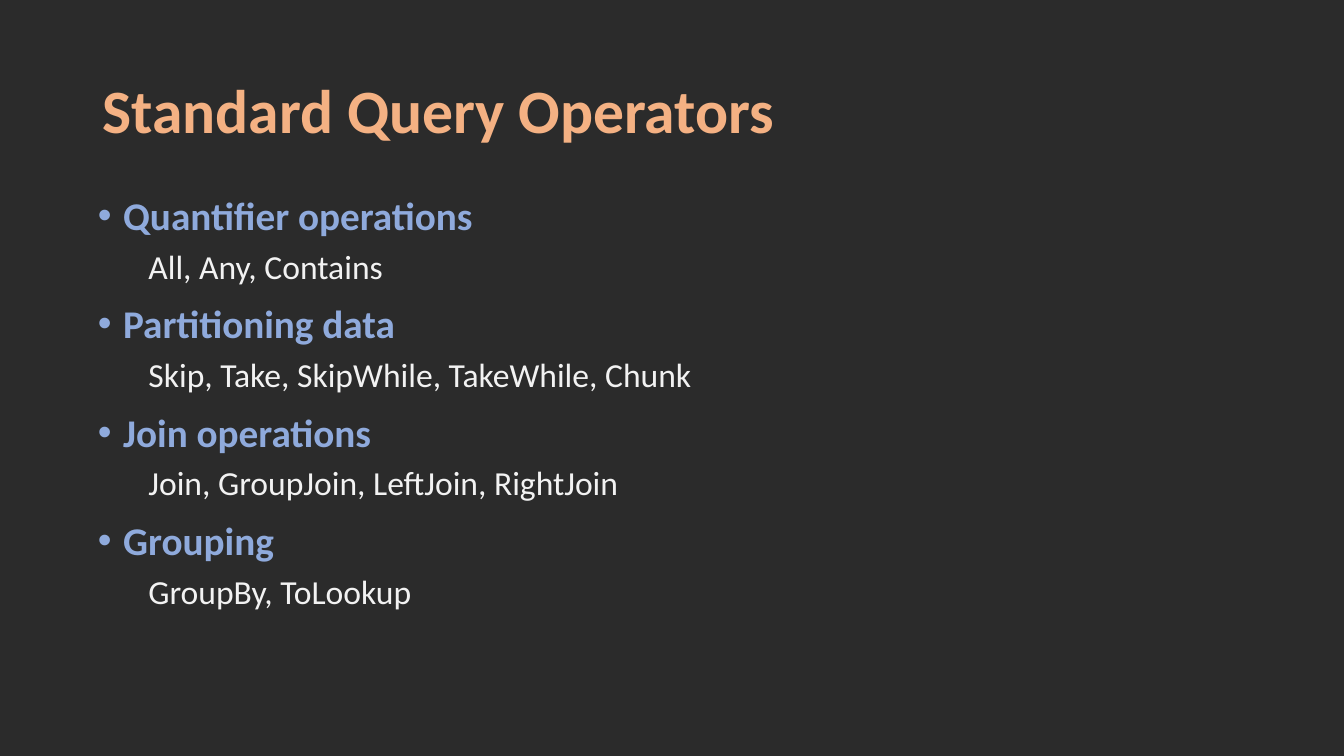
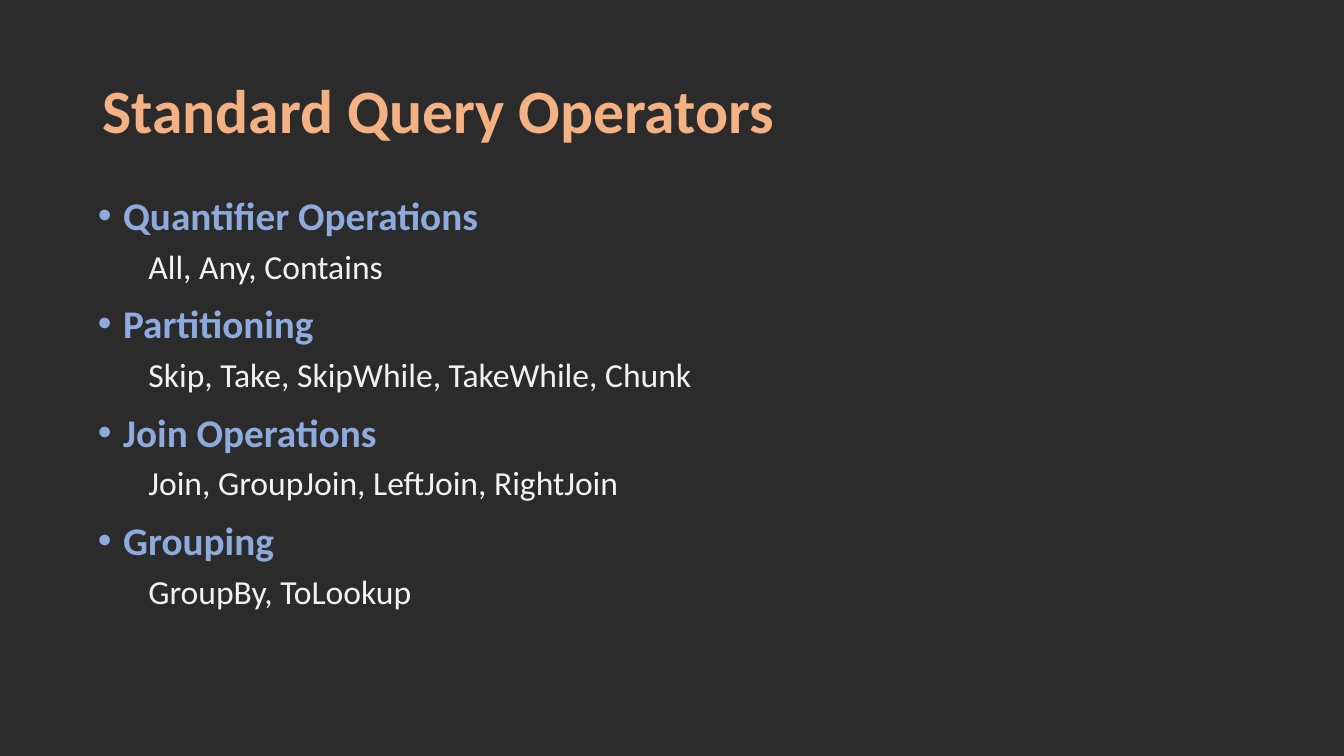
Before and after one commit to karthik9728/Linq, a slide deck: slide 7 of Linq.pptx. Drawn at 1344x756 pixels with LibreOffice and Linux fonts; fonts in the diff are those of the drawing; background and template pictures are left out; a plain dark background stands for a picture behind light text. Boxes give left, top, right and bottom in pixels: in the first picture for what was removed or moved away, otherwise in the second. Text is boxed around its words. In the diff, an @@ line names an element or a change of style, - is before the commit and + after.

```diff
--- a/Linq.pptx
+++ b/Linq.pptx
@@ text at (123, 202, 478, 236): text changed @@
-• Quantifier operations
+• Quantifier Operations
@@ text at (123, 310, 313, 345): text changed @@
-• Partitioning data
+• Partitioning
@@ text at (123, 419, 377, 453): text changed @@
-• Join operations
+• Join Operations
```
Also in this commit, not shown: 1 other slide changed.
